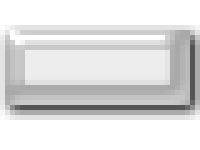
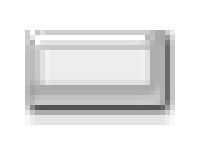
Comparing the layer stacks of the two 200 x 150 images. Changes:
added layer "Speed pointer copy" above "Speed pointer" over [25, 30, 175, 125]
hid "Speed pointer" over [5, 30, 190, 105]
